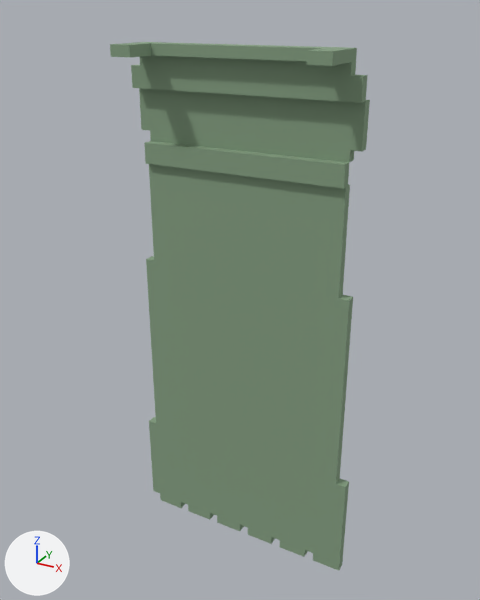
What one commit did to the glTF model crates/editor/assets/starter_library/models/kit_cloak_large_m.glb.
Rendered twice from a camera (50 mm lens) standing at (0.638, -1.038, 1.564) and looking at (-0.002, 0.126, 0.982). Lighting does not change. The marker at lower left points along +X, +Y and +Z. The picture after the commit comes second. Vertices at exactly the same position are counted once.

The scene before the commit, as lines of its bpy script (objects in view):
```python
me_mesh_0 = bpy.data.meshes.new('Mesh_0')
me_mesh_0.from_pydata(...)  # 124 vertices, 188 faces; spans x -0.273..0.267, y 0.026..0.161, z 0.332..1.501
me_mesh_0.materials.append(mat_3d5a3a)  # greyish green #86a083
ob_geometry_0 = bpy.data.objects.new('geometry_0', me_mesh_0)
ob_geometry_0.location = (0.0, 0.0, 0.0)
```
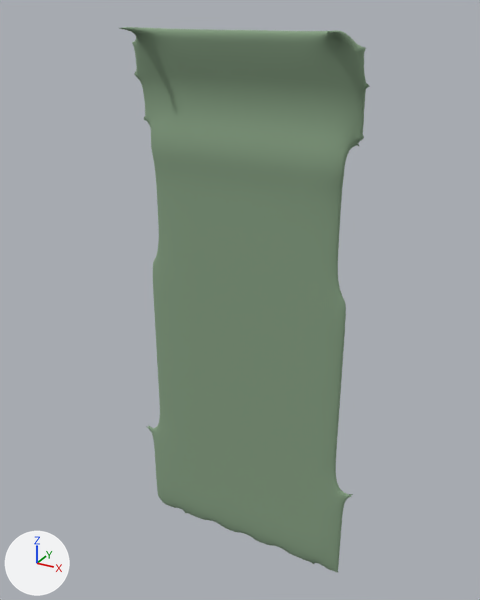
Changed parts and their boxes (x1, y1, x2, y2) in the pictures (480 x 600 px):
'geometry_0', reshaped
    before: (110, 42, 370, 571)
    after: (119, 27, 369, 572)
part 1 of me_mesh_0, rebuilt (21% wider, 34% taller)
    before: (146, 164, 353, 571)
    after: (119, 27, 369, 572)
part 2 of me_mesh_0, deleted
    before: (110, 42, 370, 189)

The change in detail:
me_mesh_0 is used by ob_geometry_0; location (0.0, 0.0, 0.0).
me_mesh_0 had 124 vertices, 188 faces and spanned x -0.273..0.267, y 0.026..0.161, z 0.332..1.501.
me_mesh_0 now has 2502 vertices, 5000 faces and spans x -0.289..0.281, y 0.046..0.161, z 0.308..1.53.
me_mesh_0 part 1: the loose piece of 70 vertices spanning x -0.273..0.267, y 0.128..0.15, z 0.332..1.258 is rebuilt with 2502 vertices and now spans x -0.289..0.281, y 0.046..0.161, z 0.308..1.53.
me_mesh_0 part 2: the loose piece of 54 vertices spanning x -0.251..0.244, y 0.026..0.161, z 1.258..1.501 is deleted.
